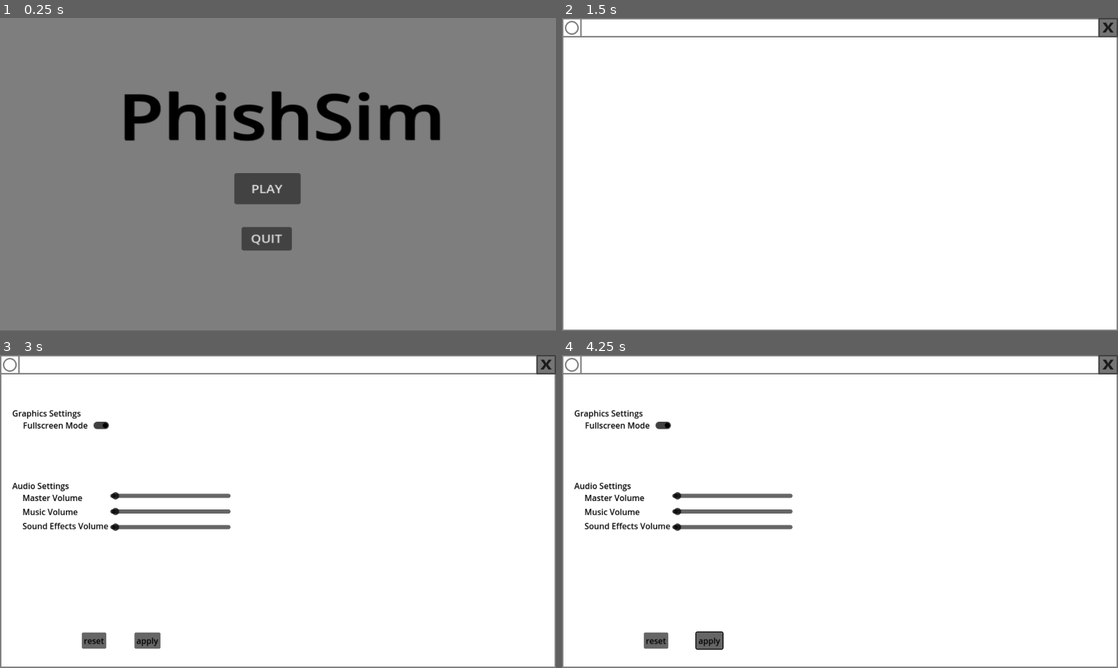
Above: before the commit, frames 1-4 (two rows, left to right).
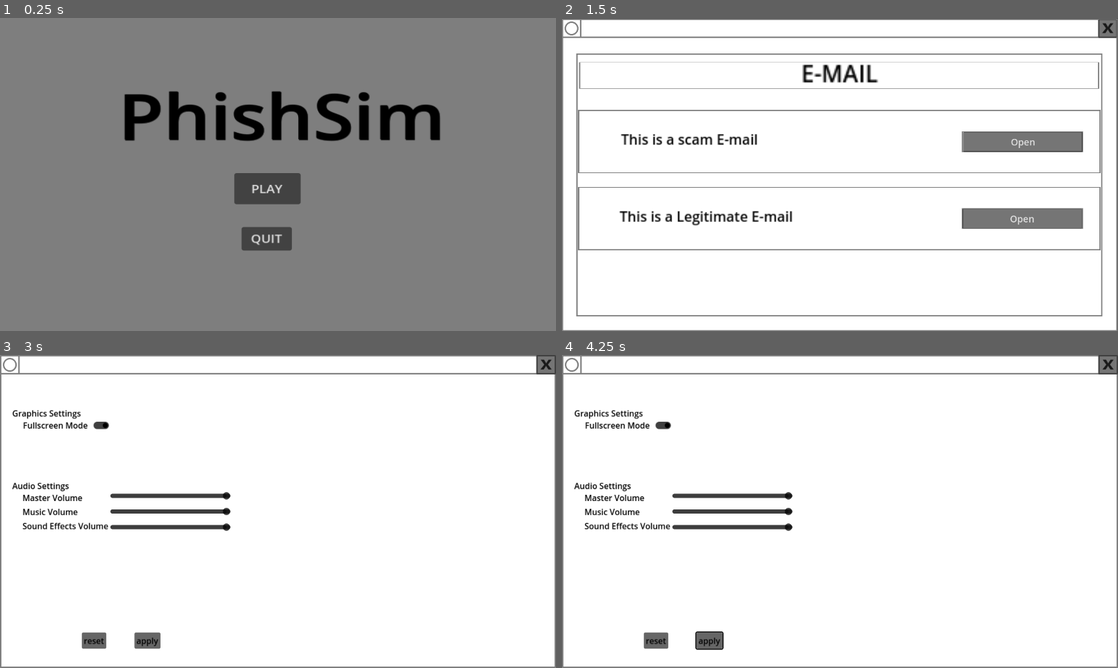
Above: after the commit, the same moments.

Repository: Bulaong-RuznielM/PhishSim---ANZUELO
Game: Godot game, scene res://SCENES/Main/menu.tscn
The game is run twice, just before and just after one commit, with the same random seed, the same clock (stepped at 60 frames per second) and the same inputs. Sound files missing from this copy of the repository are replaced by a short silence.
Inputs (mouse positions are in pixels of both pictures, inside the frame that each line leads up to):
- Up to frame 1 (0.25 s): no input
- Up to frame 2 (1.5 s): click "PLAY" at 0.5 s; click (712, 187) at 1.25 s
- Up to frame 3 (3 s): click (544, 364) at 2.02 s; click (405, 552) at 2.75 s
- Up to frame 4 (4.25 s): click "apply" at 3.5 s

The runs differ from the first frame. In frame 1, 0.2% of the frame differs, in the area x 0-100%, y 99-100%; in frame 2, 9.4%, in the area x 0-100%, y 0-100%; in frame 3, 1.0%; in frame 4, 1.0%.

Commit message:
added email func
email func
add agree in email
add report in email

Diff:
--- a/SCENES/Main/Setting.tscn
+++ b/SCENES/Main/Setting.tscn
@@ -100,14 +100,20 @@
 [node name="MasterVolumeHSlider" type="HSlider" parent="GridContainer/DummyLabel/AudioSettingsLabel/HBoxContainer/VBoxContainer2"]
 unique_name_in_owner = true
 layout_mode = 2
+max_value = 1.0
+step = 0.05
 
 [node name="MusicVolumeHSlider" type="HSlider" parent="GridContainer/DummyLabel/AudioSettingsLabel/HBoxContainer/VBoxContainer2"]
 unique_name_in_owner = true
 layout_mode = 2
+max_value = 1.0
+step = 0.05
 
 [node name="SoundEffectsVolumeHSlider" type="HSlider" parent="GridContainer/DummyLabel/AudioSettingsLabel/HBoxContainer/VBoxContainer2"]
 unique_name_in_owner = true
 layout_mode = 2
+max_value = 1.0
+step = 0.05
 
 [node name="DummyLabel2" type="Label" parent="GridContainer"]
 layout_mode = 2
--- a/SCENES/Main/menu.tscn
+++ b/SCENES/Main/menu.tscn
@@ -1,7 +1,6 @@
-[gd_scene load_steps=3 format=3 uid="uid://36cck8vjhq2g"]
+[gd_scene load_steps=2 format=3 uid="uid://36cck8vjhq2g"]
 
 [ext_resource type="Script" path="res://Scripts/menu.gd" id="1_hv4x7"]
-[ext_resource type="AudioStream" uid="uid://be3yl4dyabcsm" path="res://AUDIO/01. Constant Moderato.wav" id="3_alns1"]
 
 [node name="MENU" type="Control"]
 layout_mode = 3
@@ -16,7 +15,7 @@
 script = ExtResource("1_hv4x7")
 
 [node name="MainMenuMusic" type="AudioStreamPlayer2D" parent="."]
-stream = ExtResource("3_alns1")
+volume_db = 10.306
 autoplay = true
 
 [node name="Control" type="Control" parent="."]
@@ -25,11 +24,14 @@
 offset_bottom = 40.0
 
 [node name="MenuBackground" type="ColorRect" parent="Control"]
-layout_mode = 0
-offset_left = -343.58
-offset_top = -229.717
-offset_right = 344.42
-offset_bottom = 226.283
+layout_mode = 1
+anchors_preset = -1
+anchor_left = 0.011
+anchor_right = 0.011
+offset_left = -344.02
+offset_top = -227.621
+offset_right = 343.98
+offset_bottom = 228.379
 color = Color(0.492237, 0.492237, 0.492237, 1)
 
 [node name="PLAY" type="Button" parent="Control"]
--- /dev/null
+++ b/SCENES/Sub/Legitimate.tscn
@@ -0,0 +1,127 @@
+[gd_scene load_steps=5 format=3 uid="uid://b7gctcvxfthn"]
+
+[ext_resource type="Texture2D" uid="uid://lyui542c83ya" path="res://ASSETS/windows/windows_border - Copy.png" id="2_yvxwb"]
+[ext_resource type="Texture2D" uid="uid://c7rmim5y62a2n" path="res://ASSETS/windows/windows_border.png" id="3_061n2"]
+[ext_resource type="Texture2D" uid="uid://dytgv17hkdxr8" path="res://ASSETS/Task/task_button.png" id="4_d5pl2"]
+[ext_resource type="Script" path="res://SCENES/Sub/exit.gd" id="4_qo8mf"]
+
+[node name="Legitimate" type="Node2D"]
+
+[node name="WindowsBorder-Copy" type="Sprite2D" parent="."]
+position = Vector2(961, 543)
+texture = ExtResource("2_yvxwb")
+
+[node name="WindowsBorder" type="Sprite2D" parent="."]
+position = Vector2(961, 578)
+scale = Vector2(0.946354, 0.839815)
+texture = ExtResource("3_061n2")
+
+[node name="TaskButton" type="Sprite2D" parent="WindowsBorder"]
+position = Vector2(357.16, 444.145)
+scale = Vector2(0.768176, 1.18537)
+texture = ExtResource("4_d5pl2")
+
+[node name="TaskButton2" type="Sprite2D" parent="WindowsBorder/TaskButton"]
+position = Vector2(474.575, 1.00452)
+scale = Vector2(1, 0.997733)
+texture = ExtResource("4_d5pl2")
+
+[node name="Button2" type="Button" parent="WindowsBorder"]
+offset_left = 557.931
+offset_top = 377.464
+offset_right = 893.931
+offset_bottom = 503.464
+tooltip_text = "Report: If you succesfuly Report a Scam E-mail then you will earn money if not then you will lose a bit of your money."
+theme_override_font_sizes/font_size = 35
+text = "REPORT"
+metadata/_edit_use_anchors_ = true
+
+[node name="Control" type="Control" parent="."]
+layout_mode = 3
+anchors_preset = 0
+offset_right = 40.0
+offset_bottom = 40.0
+metadata/_edit_use_anchors_ = true
+
+[node name="Label" type="Label" parent="Control"]
+modulate = Color(0.0807833, 0.0807833, 0.0807833, 1)
+layout_mode = 1
+anchors_preset = -1
+anchor_left = -0.375
+anchor_top = -0.55
+anchor_right = -0.375
+anchor_bottom = -0.55
+offset_left = 96.0
+offset_top = 201.0
+offset_right = 754.0
+offset_bottom = 521.0
+scale = Vector2(3, 3)
+pivot_offset = Vector2(3, 3)
+theme_override_font_sizes/font_size = 8
+text = "
+Dear [Your Name],
+
+Congratulations! You’ve been selected as one of our exclusive customers to purchase the brand-new iPhone 15 at an incredible discount.
+
+👉 Only $199 (Retail price: $999)
+👉 Free Shipping Worldwide
+👉 Limited Stock - Act Fast!
+
+To claim this offer, simply click the link below and complete your secure checkout:
+
+Click AGREEto Get Your iPhone 15 Now!
+
+Don’t miss this once-in-a-lifetime deal. This offer expires in 24 hours!
+
+Best regards,
+Apple Promotions Team
+
+"
+metadata/_edit_use_anchors_ = true
+
+[node name="Button" type="Button" parent="Control"]
+custom_minimum_size = Vector2(100, 100)
+layout_mode = 1
+anchors_preset = -1
+anchor_left = 9.425
+anchor_top = 0.1
+anchor_right = 9.425
+anchor_bottom = 0.1
+offset_left = 762.0
+offset_top = 892.0
+offset_right = 1080.0
+offset_bottom = 997.0
+tooltip_text = "Agree: If you Agree on a Legitimate E-mail then you will earn the said terms."
+theme_override_font_sizes/font_size = 35
+text = "AGREE"
+metadata/_edit_use_anchors_ = true
+
+[node name="Label2" type="Label" parent="Control"]
+layout_mode = 0
+offset_left = 89.0
+offset_top = 157.0
+offset_right = 960.0
+offset_bottom = 199.0
+theme_override_colors/font_color = Color(0.975665, 1.27546e-06, 5.77569e-07, 1)
+theme_override_font_sizes/font_size = 30
+text = "Legitimate"
+metadata/_edit_use_anchors_ = true
+
+[node name="exit" type="Button" parent="Control"]
+modulate = Color(0.56217, 0.0174843, 0.0174901, 0.94902)
+layout_mode = 0
+offset_left = 1857.0
+offset_top = 7.0
+offset_right = 1916.0
+offset_bottom = 66.0
+tooltip_text = "Exit"
+theme_override_colors/icon_normal_color = Color(0.8, 0, 0, 1)
+theme_override_colors/icon_focus_color = Color(0.815686, 0, 0, 1)
+theme_override_colors/icon_pressed_color = Color(0.839216, 0, 0, 1)
+theme_override_colors/icon_hover_color = Color(0.546409, 3.85046e-07, 2.40654e-07, 1)
+theme_override_colors/icon_hover_pressed_color = Color(0.54001, 0, 0, 1)
+theme_override_colors/icon_disabled_color = Color(0.69247, 0, 0, 1)
+script = ExtResource("4_qo8mf")
+metadata/_edit_use_anchors_ = true
+
+[connection signal="pressed" from="Control/exit" to="Control/exit" method="_on_pressed"]
--- /dev/null
+++ b/SCENES/Sub/button.gd
@@ -0,0 +1,11 @@
+extends Button
+
+
+
+
+func _on_pressed() -> void:
+	get_tree().change_scene_to_file("res://SCENES/Sub/scam_agree.tscn")
+
+
+func _on_reprtscm_pressed() -> void:
+	pass # Replace with function body.
--- /dev/null
+++ b/SCENES/Sub/button_2.gd
@@ -0,0 +1,6 @@
+extends Button
+
+
+
+func _on_pressed() -> void:
+	get_tree().change_scene_to_file("res://SCENES/Sub/Emaildesc.tscn")
--- /dev/null
+++ b/SCENES/Sub/button_3.gd
@@ -0,0 +1,5 @@
+extends Button
+
+
+func _on_pressed() -> void:
+	get_tree().change_scene_to_file("res://SCENES/Sub/Legitimate.tscn")
--- /dev/null
+++ b/SCENES/Sub/emLtskExt.gd
@@ -0,0 +1,12 @@
+extends Button
+
+
+
+
+
+func _on_pressed() -> void:
+	get_tree().change_scene_to_file("res://SCENES/Main/Game.tscn")
+
+
+func _on_button_3_pressed() -> void:
+	pass # Replace with function body.
--- /dev/null
+++ b/SCENES/Sub/emaildesc.gd
@@ -0,0 +1,7 @@
+extends Node2D
+
+
+
+
+func _on_ext_pressed() -> void:
+	get_tree().change_scene_to_file("res://SCENES/Sub/emailtask.tscn")
--- /dev/null
+++ b/SCENES/Sub/emailtask.tscn
@@ -0,0 +1,109 @@
+[gd_scene load_steps=8 format=3 uid="uid://cpu2nkjn4cins"]
+
+[ext_resource type="Texture2D" uid="uid://lyui542c83ya" path="res://ASSETS/windows/windows_border - Copy.png" id="1_mhiwl"]
+[ext_resource type="Texture2D" uid="uid://c7rmim5y62a2n" path="res://ASSETS/windows/windows_border.png" id="2_md1bd"]
+[ext_resource type="Texture2D" uid="uid://b7n6ho66hk5jx" path="res://ASSETS/Task/windows_border - Copy - Copy - Copy.png" id="3_ipgpf"]
+[ext_resource type="Texture2D" uid="uid://cwf5vxretcc0l" path="res://ASSETS/Task/windows_border - Copy - Copy - Copy - Copy.png" id="4_1q3tr"]
+[ext_resource type="Script" path="res://SCENES/Sub/emLtskExt.gd" id="5_syumb"]
+[ext_resource type="Script" path="res://SCENES/Sub/toEmldsc.gd" id="6_ix2pb"]
+[ext_resource type="Script" path="res://SCENES/Sub/button_3.gd" id="7_4ldna"]
+
+[node name="Node2D" type="Node2D"]
+
+[node name="WindowsBorder-Copy" type="Sprite2D" parent="."]
+position = Vector2(959, 542)
+texture = ExtResource("1_mhiwl")
+
+[node name="WindowsBorder" type="Sprite2D" parent="."]
+position = Vector2(958, 576)
+scale = Vector2(0.946354, 0.839815)
+texture = ExtResource("2_md1bd")
+
+[node name="WindowsBorder-Copy-Copy-Copy" type="Sprite2D" parent="."]
+position = Vector2(957, 198)
+scale = Vector2(0.935938, 0.269795)
+texture = ExtResource("3_ipgpf")
+
+[node name="WindowsBorder-Copy-Copy-Copy-Copy" type="Sprite2D" parent="."]
+position = Vector2(958, 427)
+scale = Vector2(0.940104, 0.640762)
+texture = ExtResource("4_1q3tr")
+
+[node name="WindowsBorder-Copy-Copy-Copy-Copy2" type="Sprite2D" parent="."]
+position = Vector2(958, 692)
+scale = Vector2(0.940104, 0.640762)
+texture = ExtResource("4_1q3tr")
+
+[node name="Control" type="Control" parent="."]
+layout_mode = 3
+anchors_preset = 0
+offset_right = 40.0
+offset_bottom = 40.0
+
+[node name="Button" type="Button" parent="Control"]
+layout_mode = 0
+offset_left = 1852.0
+offset_top = 5.0
+offset_right = 1916.0
+offset_bottom = 69.0
+script = ExtResource("5_syumb")
+
+[node name="Button2" type="Button" parent="Control"]
+layout_mode = 0
+offset_left = 1386.0
+offset_top = 394.0
+offset_right = 1798.0
+offset_bottom = 462.0
+theme_override_font_sizes/font_size = 32
+text = "Open"
+icon_alignment = 1
+expand_icon = true
+script = ExtResource("6_ix2pb")
+
+[node name="Button3" type="Button" parent="Control"]
+layout_mode = 0
+offset_left = 1382.0
+offset_top = 659.0
+offset_right = 1796.0
+offset_bottom = 726.0
+theme_override_font_sizes/font_size = 32
+text = "Open"
+script = ExtResource("7_4ldna")
+
+[node name="Label" type="Label" parent="Control"]
+modulate = Color(0, 0, 0, 1)
+layout_mode = 0
+offset_left = 846.0
+offset_top = 152.0
+offset_right = 899.0
+offset_bottom = 175.0
+scale = Vector2(5, 5)
+pivot_offset = Vector2(5, 5)
+text = "E-Mail"
+horizontal_alignment = 1
+vertical_alignment = 1
+uppercase = true
+
+[node name="Label2" type="Label" parent="Control"]
+modulate = Color(0.0338533, 0.0338533, 0.0338533, 1)
+layout_mode = 0
+offset_left = 204.0
+offset_top = 383.0
+offset_right = 374.0
+offset_bottom = 411.0
+scale = Vector2(3, 3)
+text = "This is a scam E-mail"
+
+[node name="Label3" type="Label" parent="Control"]
+modulate = Color(0.0338533, 0.0338533, 0.0338533, 1)
+layout_mode = 0
+offset_left = 199.0
+offset_top = 649.0
+offset_right = 399.0
+offset_bottom = 677.0
+scale = Vector2(3, 3)
+text = "This is a Legitimate E-mail"
+
+[connection signal="pressed" from="Control/Button" to="Control/Button" method="_on_pressed"]
+[connection signal="pressed" from="Control/Button2" to="Control/Button2" method="_on_pressed"]
+[connection signal="pressed" from="Control/Button3" to="Control/Button3" method="_on_pressed"]
--- /dev/null
+++ b/SCENES/Sub/exit.gd
@@ -0,0 +1,6 @@
+extends Button
+
+
+
+func _on_pressed() -> void:
+	get_tree().change_scene_to_file("res://SCENES/Sub/emailtask.tscn")
--- /dev/null
+++ b/SCENES/Sub/ext.gd
@@ -0,0 +1,7 @@
+extends Button
+
+
+
+
+func _on_pressed() -> void:
+	get_tree().change_scene_to_file("res://SCENES/Sub/emailtask.tscn")
--- /dev/null
+++ b/SCENES/Sub/legitimate.gd
@@ -0,0 +1,4 @@
+extends Node2D
+
+func _on_exit_pressed() -> void:
+	get_tree().change_scene_to_file("res://SCENES/Sub/emailtask.tscn")
--- /dev/null
+++ b/SCENES/Sub/reprtscm.gd
@@ -0,0 +1,7 @@
+extends Button
+
+
+
+
+func _on_pressed() -> void:
+	get_tree().change_scene_to_file("res://SCENES/Sub/scam_report.tscn")
--- /dev/null
+++ b/SCENES/Sub/sCamEmaildesc.tscn
@@ -0,0 +1,139 @@
+[gd_scene load_steps=7 format=3 uid="uid://c2bnrl4ffeokq"]
+
+[ext_resource type="Texture2D" uid="uid://lyui542c83ya" path="res://ASSETS/windows/windows_border - Copy.png" id="2_0vejb"]
+[ext_resource type="Texture2D" uid="uid://c7rmim5y62a2n" path="res://ASSETS/windows/windows_border.png" id="3_1xxj1"]
+[ext_resource type="Script" path="res://SCENES/Sub/button.gd" id="4_0wtsg"]
+[ext_resource type="Script" path="res://SCENES/Sub/ext.gd" id="4_0022v"]
+[ext_resource type="Texture2D" uid="uid://dytgv17hkdxr8" path="res://ASSETS/Task/task_button.png" id="4_orcpf"]
+[ext_resource type="Script" path="res://SCENES/Sub/reprtscm.gd" id="6_wjhbb"]
+
+[node name="ScamEmailDesc" type="Node2D"]
+
+[node name="WindowsBorder-Copy" type="Sprite2D" parent="."]
+position = Vector2(961, 543)
+texture = ExtResource("2_0vejb")
+
+[node name="WindowsBorder" type="Sprite2D" parent="."]
+position = Vector2(961, 578)
+scale = Vector2(0.946354, 0.839815)
+texture = ExtResource("3_1xxj1")
+
+[node name="TaskButton" type="Sprite2D" parent="WindowsBorder"]
+position = Vector2(326.516, 440.573)
+scale = Vector2(0.768176, 1.18537)
+texture = ExtResource("4_orcpf")
+
+[node name="TaskButton2" type="Sprite2D" parent="WindowsBorder/TaskButton"]
+position = Vector2(522.72, 1.00452)
+scale = Vector2(1, 0.997733)
+texture = ExtResource("4_orcpf")
+
+[node name="Control" type="Control" parent="."]
+layout_mode = 3
+anchors_preset = 0
+offset_right = 40.0
+offset_bottom = 40.0
+metadata/_edit_use_anchors_ = true
+
+[node name="Label" type="Label" parent="Control"]
+modulate = Color(0.0807833, 0.0807833, 0.0807833, 1)
+layout_mode = 1
+anchors_preset = -1
+anchor_left = 0.075
+anchor_top = 0.1
+anchor_right = 0.075
+anchor_bottom = 0.1
+offset_left = 96.0
+offset_top = 201.0
+offset_right = 754.0
+offset_bottom = 521.0
+scale = Vector2(3, 3)
+pivot_offset = Vector2(3, 3)
+theme_override_font_sizes/font_size = 8
+text = "
+Dear [Your Name],
+
+Congratulations! You’ve been selected as one of our exclusive customers to purchase the brand-new iPhone 15 at an incredible discount.
+
+👉 Only $199 (Retail price: $999)
+👉 Free Shipping Worldwide
+👉 Limited Stock - Act Fast!
+
+To claim this offer, simply click the link below and complete your secure checkout:
+
+Click AGREEto Get Your iPhone 15 Now!
+
+Don’t miss this once-in-a-lifetime deal. This offer expires in 24 hours!
+
+Best regards,
+Apple Promotions Team
+
+"
+metadata/_edit_use_anchors_ = true
+
+[node name="Button" type="Button" parent="Control"]
+custom_minimum_size = Vector2(100, 100)
+layout_mode = 1
+anchors_preset = -1
+anchor_left = 8.725
+anchor_top = 0.125
+anchor_right = 8.725
+anchor_bottom = 0.125
+offset_left = 762.0
+offset_top = 892.0
+offset_right = 1080.0
+offset_bottom = 997.0
+tooltip_text = "Agree: If you Agree on a Legitimate E-mail then you will earn the said terms."
+theme_override_font_sizes/font_size = 35
+text = "AGREE"
+script = ExtResource("4_0wtsg")
+metadata/_edit_use_anchors_ = true
+
+[node name="Label2" type="Label" parent="Control"]
+layout_mode = 0
+offset_left = 89.0
+offset_top = 157.0
+offset_right = 960.0
+offset_bottom = 199.0
+theme_override_colors/font_color = Color(0.975665, 1.27546e-06, 5.77569e-07, 1)
+theme_override_font_sizes/font_size = 30
+text = "Subject: Limited Offer: Get the New iPhone 15 for Only $199!"
+metadata/_edit_use_anchors_ = true
+
+[node name="ext" type="Button" parent="Control"]
+modulate = Color(0.56217, 0.0174843, 0.0174901, 0.94902)
+layout_mode = 0
+offset_left = 1857.0
+offset_top = 7.0
+offset_right = 1916.0
+offset_bottom = 66.0
+tooltip_text = "Exit"
+theme_override_colors/icon_normal_color = Color(0.8, 0, 0, 1)
+theme_override_colors/icon_focus_color = Color(0.815686, 0, 0, 1)
+theme_override_colors/icon_pressed_color = Color(0.839216, 0, 0, 1)
+theme_override_colors/icon_hover_color = Color(0.546409, 3.85046e-07, 2.40654e-07, 1)
+theme_override_colors/icon_hover_pressed_color = Color(0.54001, 0, 0, 1)
+theme_override_colors/icon_disabled_color = Color(0.69247, 0, 0, 1)
+script = ExtResource("4_0022v")
+metadata/_edit_use_anchors_ = true
+
+[node name="reprtscm" type="Button" parent="Control"]
+layout_mode = 1
+anchors_preset = -1
+anchor_left = -0.4
+anchor_top = -0.55
+anchor_right = -0.4
+anchor_bottom = -0.55
+offset_left = 1489.0
+offset_top = 895.0
+offset_right = 1825.0
+offset_bottom = 1021.0
+tooltip_text = "Report: If you succesfuly Report a Scam E-mail then you will earn money if not then you will lose a bit of your money."
+theme_override_font_sizes/font_size = 35
+text = "REPORT"
+script = ExtResource("6_wjhbb")
+metadata/_edit_use_anchors_ = true
+
+[connection signal="pressed" from="Control/Button" to="Control/Button" method="_on_pressed"]
+[connection signal="pressed" from="Control/ext" to="Control/ext" method="_on_pressed"]
+[connection signal="pressed" from="Control/reprtscm" to="Control/reprtscm" method="_on_pressed"]
--- /dev/null
+++ b/SCENES/Sub/scam_agree.tscn
@@ -0,0 +1,55 @@
+[gd_scene load_steps=4 format=3 uid="uid://dm1jjiqeu2aqn"]
+
+[ext_resource type="Texture2D" uid="uid://qfdp5lhuq2qv" path="res://ASSETS/Upgrade/items_border.png" id="1_bq5o8"]
+[ext_resource type="Texture2D" uid="uid://dytgv17hkdxr8" path="res://ASSETS/Task/task_button.png" id="2_oloph"]
+[ext_resource type="Script" path="res://continiue_report.gd" id="3_hkc0n"]
+
+[node name="ScamReport" type="Node2D"]
+
+[node name="ItemsBorder" type="Sprite2D" parent="."]
+position = Vector2(979, 243)
+rotation = -1.57113
+scale = Vector2(0.65959, 1.23011)
+texture = ExtResource("1_bq5o8")
+
+[node name="TaskButton" type="Sprite2D" parent="."]
+position = Vector2(1217, 338)
+scale = Vector2(0.520225, 0.445946)
+texture = ExtResource("2_oloph")
+
+[node name="Control" type="Control" parent="TaskButton"]
+layout_mode = 3
+anchors_preset = 0
+offset_left = 200.0
+offset_top = -462.0
+offset_right = 248.0
+offset_bottom = -462.0
+metadata/_edit_use_anchors_ = true
+
+[node name="Label" type="Label" parent="TaskButton/Control"]
+modulate = Color(0.611848, 0, 0.0231485, 1)
+layout_mode = 1
+anchors_preset = -1
+anchor_left = -30.844
+anchor_top = -13.546
+anchor_right = -30.844
+anchor_bottom = -13.546
+offset_left = 353.989
+offset_top = 15.7576
+offset_right = 1247.99
+offset_bottom = 224.758
+theme_override_font_sizes/font_size = 75
+text = "You have lost 5 coins
+from your Bank account!"
+horizontal_alignment = 1
+metadata/_edit_use_anchors_ = true
+
+[node name="continiueReport" type="Button" parent="."]
+offset_left = 1103.0
+offset_top = 313.0
+offset_right = 1331.0
+offset_bottom = 362.0
+text = "Continiue"
+script = ExtResource("3_hkc0n")
+
+[connection signal="pressed" from="continiueReport" to="continiueReport" method="_on_pressed"]
--- /dev/null
+++ b/SCENES/Sub/scam_report.tscn
@@ -0,0 +1,55 @@
+[gd_scene load_steps=4 format=3 uid="uid://bmjgum7hyttl0"]
+
+[ext_resource type="Texture2D" uid="uid://qfdp5lhuq2qv" path="res://ASSETS/Upgrade/items_border.png" id="1_nhe8w"]
+[ext_resource type="Texture2D" uid="uid://dytgv17hkdxr8" path="res://ASSETS/Task/task_button.png" id="2_5nbpw"]
+[ext_resource type="Script" path="res://continiue_report.gd" id="3_bvres"]
+
+[node name="ScamReport" type="Node2D"]
+
+[node name="ItemsBorder" type="Sprite2D" parent="."]
+position = Vector2(979, 243)
+rotation = -1.57113
+scale = Vector2(0.65959, 1.23011)
+texture = ExtResource("1_nhe8w")
+
+[node name="TaskButton" type="Sprite2D" parent="."]
+position = Vector2(1217, 338)
+scale = Vector2(0.520225, 0.445946)
+texture = ExtResource("2_5nbpw")
+
+[node name="Control" type="Control" parent="TaskButton"]
+layout_mode = 3
+anchors_preset = 0
+offset_left = 200.0
+offset_top = -462.0
+offset_right = 248.0
+offset_bottom = -462.0
+metadata/_edit_use_anchors_ = true
+
+[node name="Label" type="Label" parent="TaskButton/Control"]
+modulate = Color(0.611848, 0, 0.0231485, 1)
+layout_mode = 1
+anchors_preset = -1
+anchor_left = -30.844
+anchor_top = -13.546
+anchor_right = -30.844
+anchor_bottom = -13.546
+offset_left = 353.989
+offset_top = 15.7576
+offset_right = 1247.99
+offset_bottom = 224.758
+theme_override_font_sizes/font_size = 75
+text = "You have lost 5 coins
+from your Bank account!"
+horizontal_alignment = 1
+metadata/_edit_use_anchors_ = true
+
+[node name="continiueReport" type="Button" parent="."]
+offset_left = 1103.0
+offset_top = 313.0
+offset_right = 1331.0
+offset_bottom = 362.0
+text = "Continiue"
+script = ExtResource("3_bvres")
+
+[connection signal="pressed" from="continiueReport" to="continiueReport" method="_on_pressed"]
--- /dev/null
+++ b/SCENES/Sub/toEmldsc.gd
@@ -0,0 +1,6 @@
+extends Button
+
+
+
+func _on_pressed() -> void:
+	get_tree().change_scene_to_file("res://SCENES/Sub/sCamEmaildesc.tscn")
--- a/Scripts/setting.gd
+++ b/Scripts/setting.gd
@@ -21,6 +21,7 @@
 	release_focus()
 
 
+#Fullscreen code
 func _on_fullscreen_mode_check_button_toggled(toggled_on: bool) -> void:
 	# Get the current window mode
 	var current_mode = DisplayServer.window_get_mode()
--- a/Scripts/windows_buttons.gd
+++ b/Scripts/windows_buttons.gd
@@ -5,7 +5,7 @@
 
 
 func _on_email_pressed() -> void:
-	get_tree().change_scene_to_file("res://SCENES/Main/Email.tscn")
+	get_tree().change_scene_to_file("res://SCENES/Sub/emailtask.tscn")
 
 
 func _on_settings_pressed() -> void:
--- /dev/null
+++ b/button.gd
@@ -0,0 +1,5 @@
+extends Button
+
+
+func _on_pressed() -> void:
+	get_tree().change_scene_to_file("res://SCENES/Main/Game.tscn")
--- /dev/null
+++ b/continiue_report.gd
@@ -0,0 +1,6 @@
+extends Button
+
+
+
+func _on_pressed() -> void:
+	get_tree().change_scene_to_file("res://SCENES/Main/Game.tscn")
--- /dev/null
+++ b/node_2d.tscn
@@ -0,0 +1,16 @@
+[gd_scene format=3 uid="uid://vr4vteslwl5j"]
+
+[node name="Node2D" type="Node2D"]
+
+[node name="Sprite2D" type="Sprite2D" parent="."]
+position = Vector2(218.952, 145.148)
+scale = Vector2(1.64, 0.758352)
+offset = Vector2(21.9512, 39.5594)
+
+[node name="Label" type="Label" parent="."]
+offset_left = 204.0
+offset_top = 18.0
+offset_right = 260.0
+offset_bottom = 41.0
+text = "Market"
+horizontal_alignment = 1
--- a/project.godot
+++ b/project.godot
@@ -32,6 +32,14 @@
 
 project/assembly_name="PR 2 GAME"
 
+[input]
+
+esc={
+"deadzone": 0.5,
+"events": [Object(InputEventKey,"resource_local_to_scene":false,"resource_name":"","device":-1,"window_id":0,"alt_pressed":false,"shift_pressed":false,"ctrl_pressed":false,"meta_pressed":false,"pressed":false,"keycode":0,"physical_keycode":4194305,"key_label":0,"unicode":0,"location":0,"echo":false,"script":null)
+]
+}
+
 [input_devices]
 
 pointing/emulate_touch_from_mouse=true
Empty file added: SCENES/Sub/ScamEmaildesc.gd
Not shown, added: SCENES/Sub/emaDBAC.tmp
